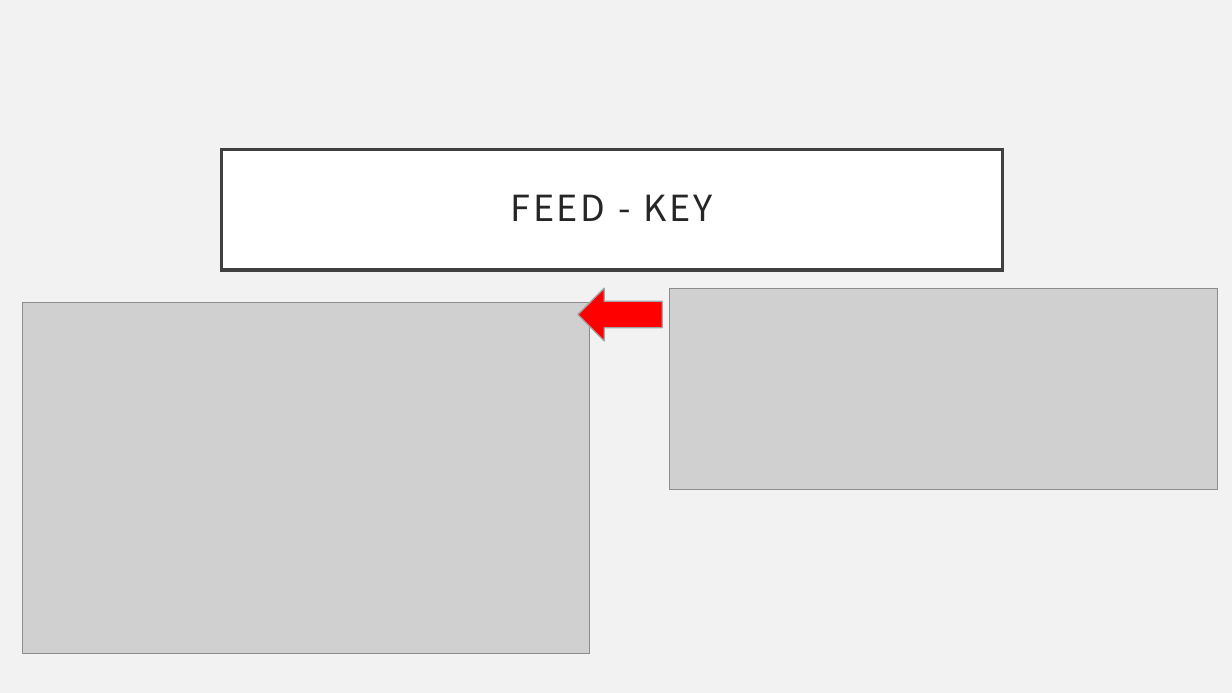
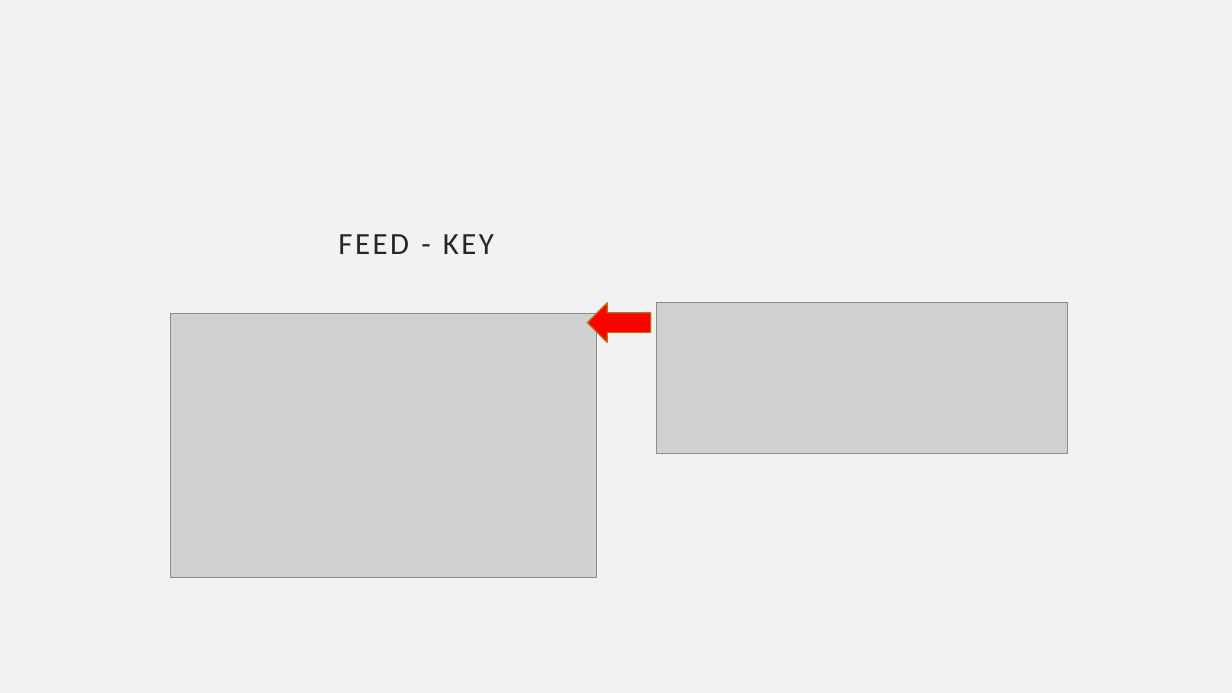
Before and after one commit to ProjektlaborEmbeddedSecurity/Presentation, a slide deck: slide 25 of PES.pptx (slide 22 before the commit). Drawn at 1232x693 pixels with LibreOffice and Linux fonts; fonts in the diff are those of the drawing; grey boxes stand for pictures; background and template pictures are left out. Boxes give left, top, right and bottom in pixels: in the first picture for what was removed or moved away, otherwise in the second. Text is boxed around its words. In the diff, an @@ line names an element or a change of style, - is before the commit and + after.

Commit message:
Ultraschallsensor Resize
Ultraschallsensor hinzugefügt, auf 3:4 geändert, layout verbessert

```diff
--- a/PES.pptx
+++ b/PES.pptx
@@ title "FEED - KEY": place and size @@
-title "FEED - KEY" at bbox=[221, 150, 1002, 270]
+title "FEED - KEY" at bbox=[338, 234, 494, 254]
@@ title "FEED - KEY" at bbox=[338, 234, 494, 254]: size 28 to 24 pt, font Noto Sans CJK JP to Calibri; alignment centre to left; fill #FFFFFF to none; outline #404040 2.5 pt to none @@
@@ picture: place and size @@
-picture at bbox=[22, 302, 591, 653]
+picture at bbox=[171, 313, 597, 577]
@@ left arrow: place and size @@
-left arrow at bbox=[578, 288, 662, 341]
+left arrow at bbox=[588, 303, 651, 343]
@@ left arrow at bbox=[588, 303, 651, 343]: outline #A3A3A3 1 pt to #B67815 1 pt @@
@@ picture: place and size @@
-picture at bbox=[670, 288, 1218, 490]
+picture at bbox=[656, 303, 1067, 454]
```
Also in this commit, not shown: 25 other slides changed, 3 slides added.
